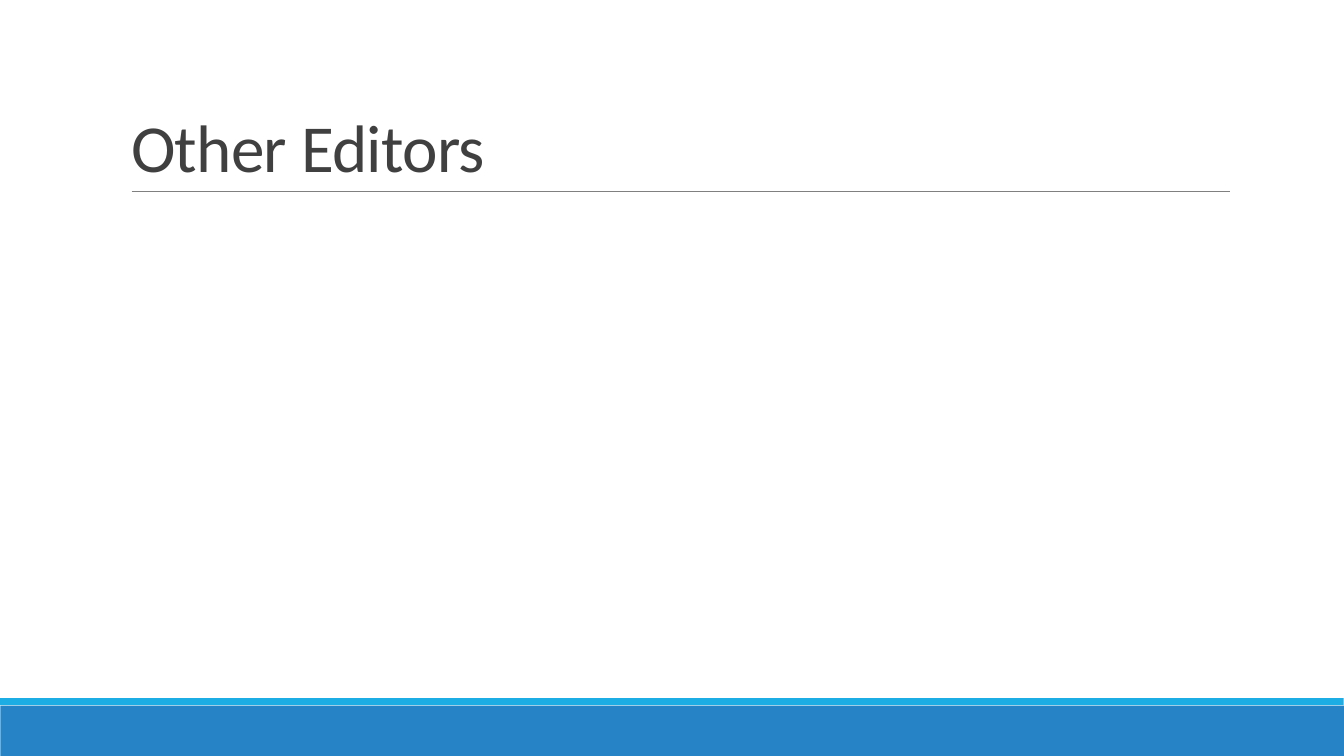
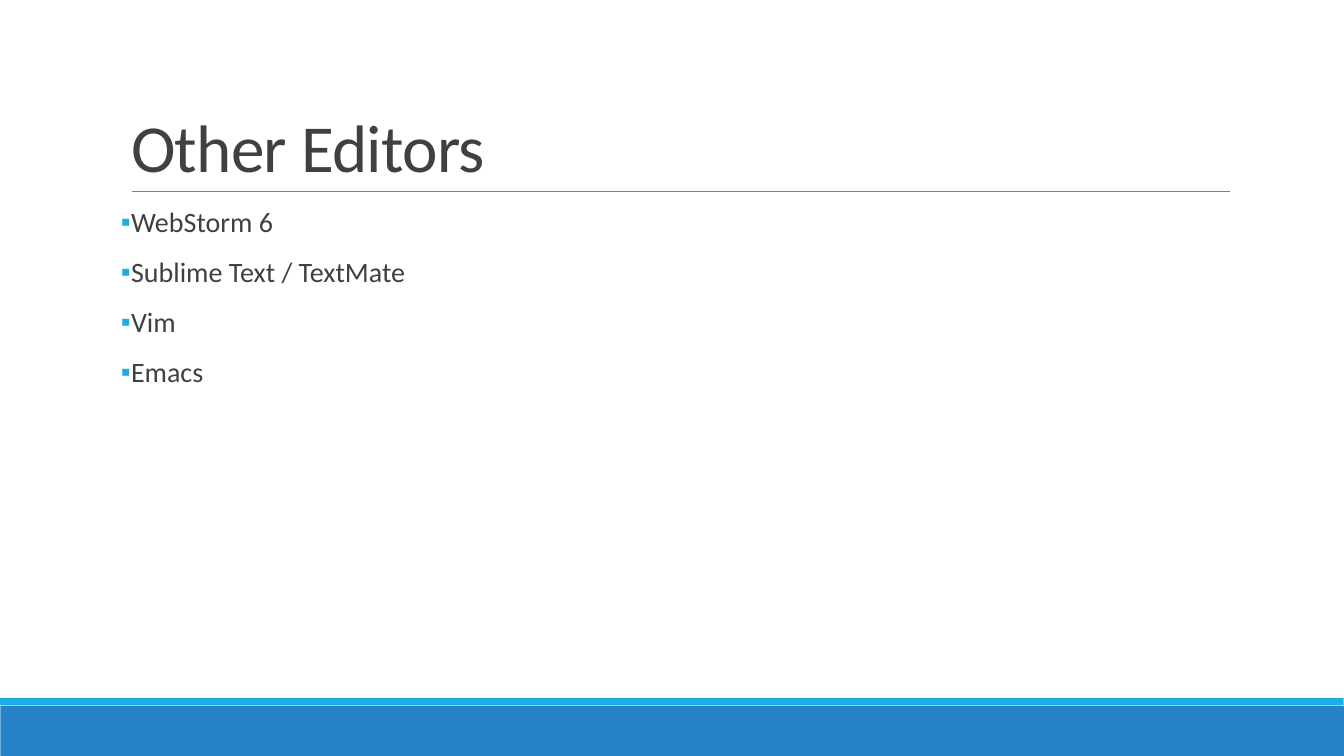
Before and after one commit to jacobladams/presentations, a slide deck: slide 16 of typescript/TypeScript - Beyond JavaScript.pptx (slide 14 before the commit). Drawn at 1344x756 pixels with LibreOffice and Linux fonts; fonts in the diff are those of the drawing. Boxes give left, top, right and bottom in pixels: in the first picture for what was removed or moved away, otherwise in the second. Text is boxed around its words. In the diff, an @@ line names an element or a change of style, - is before the commit and + after.

```diff
--- a/typescript/TypeScript - Beyond JavaScript.pptx
+++ b/typescript/TypeScript - Beyond JavaScript.pptx
@@ text added at [131, 212, 405, 382], 20 pt, text #404040 @@
+▪ WebStorm 6
+▪ Sublime Text / TextMate
+▪ Vim
+▪ Emacs
```
Also in this commit, not shown: 7 other slides changed, 3 slides added, 12 slides removed, 2 other files.
